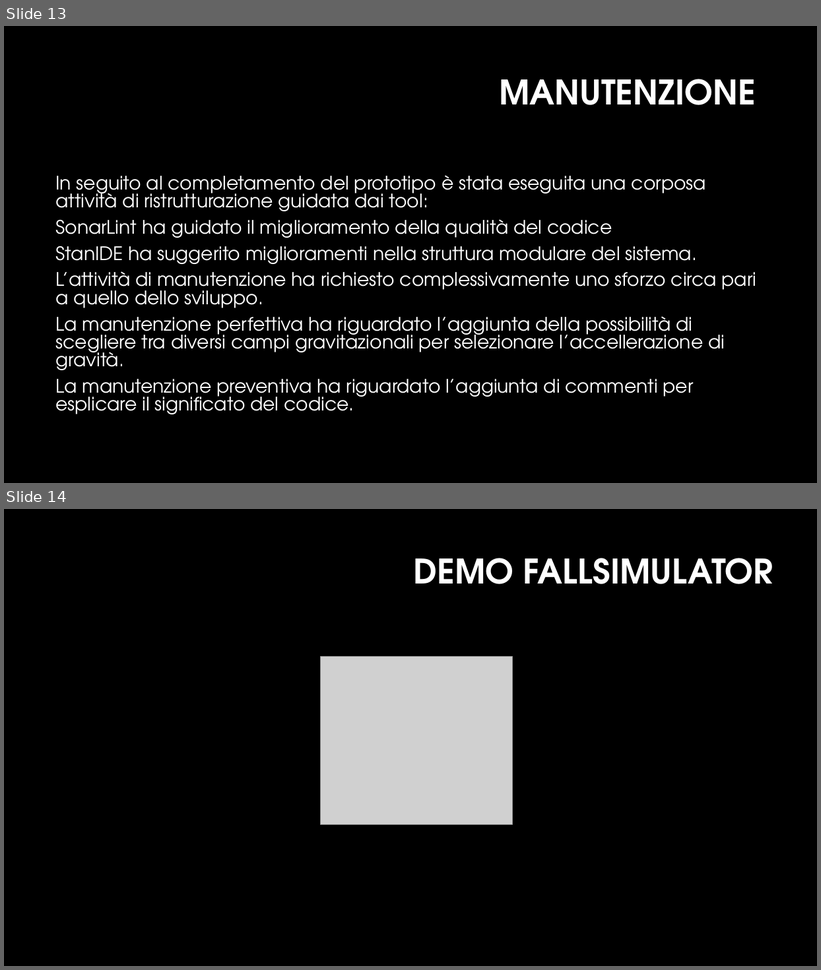
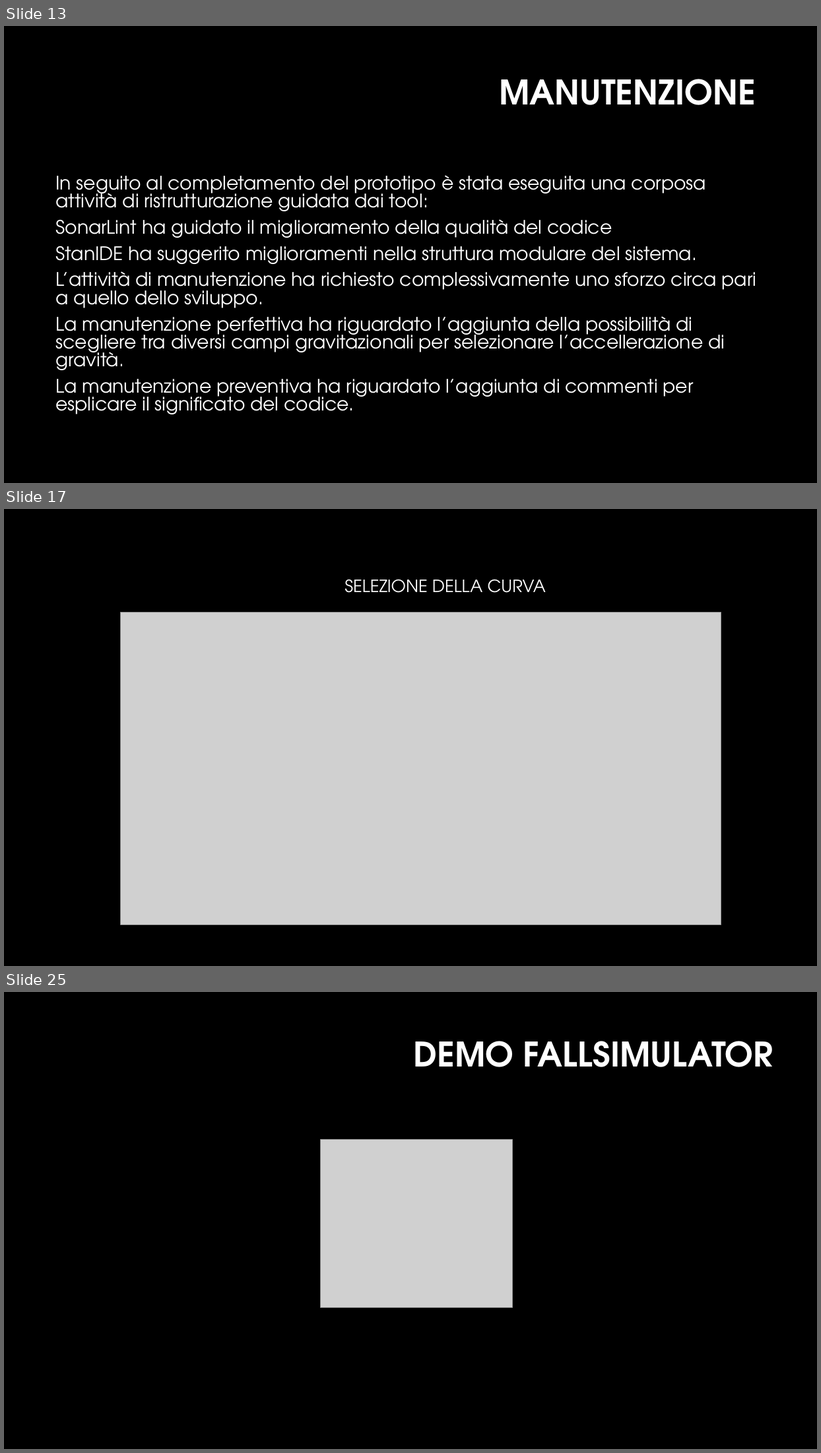
Before and after one commit to MarcoMarcoulli/FallSimulatorRepository, a slide deck: Docs/Documents/Presentazione/presentazioneFallSimulator.pptx. Shown one above the other, each under a label of ours: slides 13 and 14 before the commit, slides 13, 17 and 25 after it; the slides between them are not shown. The pictures are 821x970 and 821x1453 pixels, drawn with LibreOffice and Linux fonts; fonts in the diff are those of the drawing; grey boxes stand for pictures; background and template pictures are left out. Boxes give left, top, right and bottom in pixels: in the first picture for what was removed or moved away, otherwise in the second. Text is boxed around its words. In the diff, an @@ line names an element or a change of style, - is before the commit and + after.

```diff
--- a/Docs/Documents/Presentazione/presentazioneFallSimulator.pptx
+++ b/Docs/Documents/Presentazione/presentazioneFallSimulator.pptx
@@ slide 17 added at bbox=[4, 509, 817, 966], background #000000 @@
@@ title added at bbox=[345, 579, 546, 593], 20 pt, text #FFFFFF @@
+SELEZIONE DELLA CURVA
@@ picture added at bbox=[121, 613, 721, 925] @@
@@ what was slide 14 is now slide 25 @@
```
Also in this commit, not shown: 10 other slides added.
